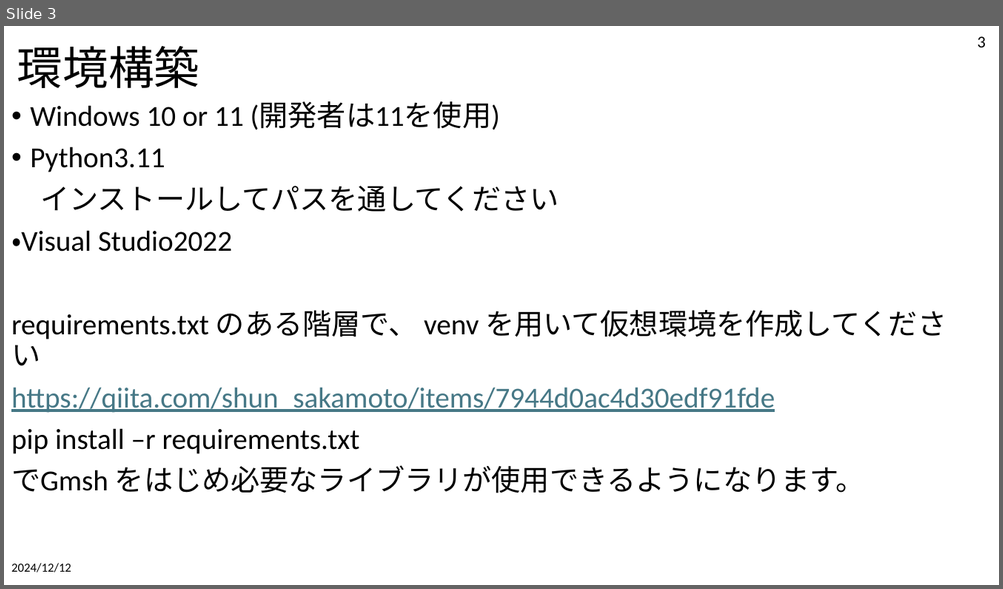
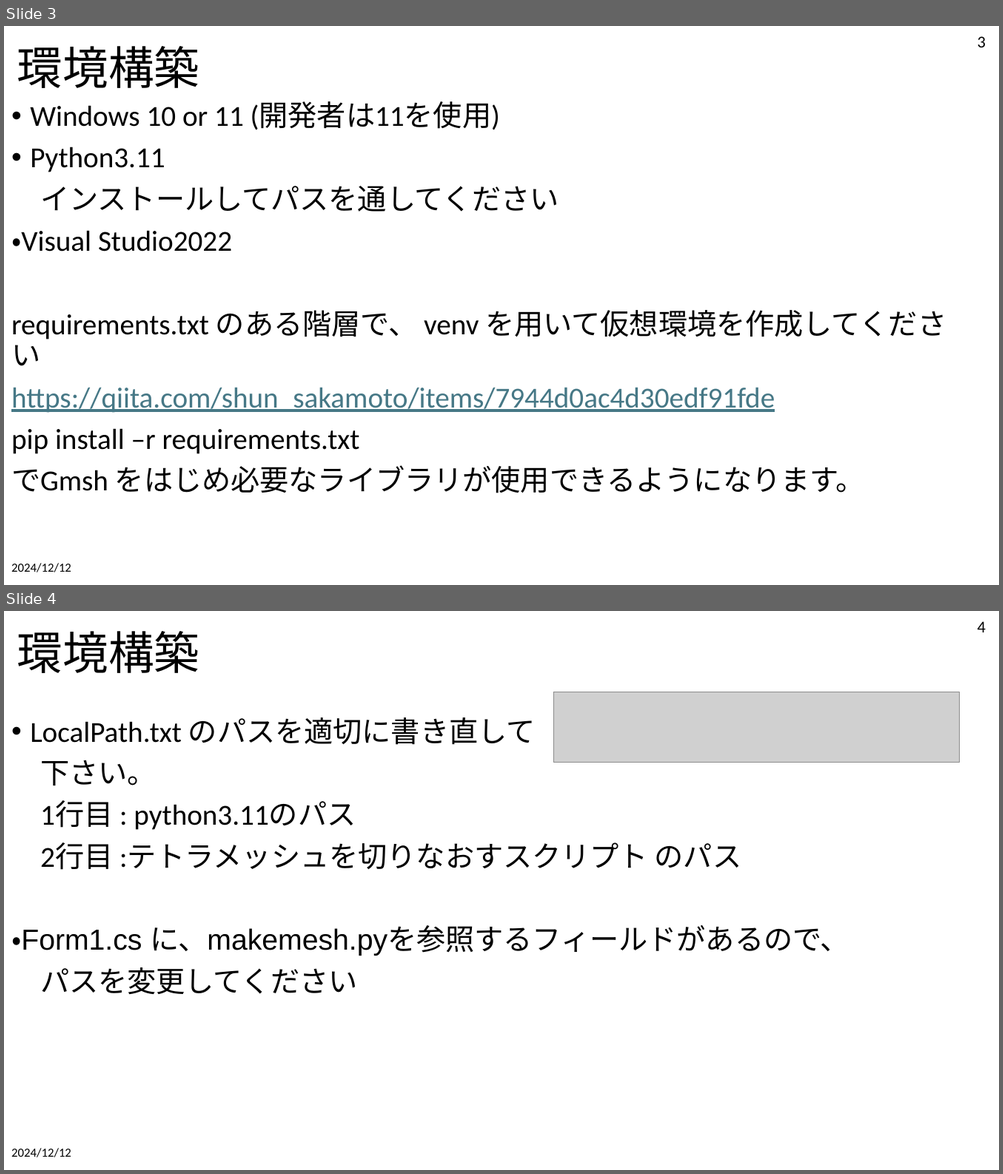
Before and after one commit to tailup7/VMD, a slide deck: SetupAndUsage.pptx. Shown one above the other, each under a label of ours: slide 3 before the commit, slides 3 and 4 after it. The pictures are 1003x589 and 1003x1174 pixels, drawn with LibreOffice and Linux fonts; fonts in the diff are those of the drawing; grey boxes stand for pictures. Boxes give left, top, right and bottom in pixels: in the first picture for what was removed or moved away, otherwise in the second. Text is boxed around its words. In the diff, an @@ line names an element or a change of style, - is before the commit and + after.

```diff
--- a/SetupAndUsage.pptx
+++ b/SetupAndUsage.pptx
@@ slide 4 added at [4, 611, 999, 1170], background #FFFFFF @@
@@ title added at [17, 631, 199, 673], 44 pt, text #000000 @@
+環境構築
@@ page number added at [977, 621, 985, 632], 16 pt, text #000000 @@
+4
@@ picture added at [554, 692, 960, 763] @@
@@ text added at [11, 718, 849, 994], 28 pt, text #000000 @@
+• LocalPath.txt のパスを適切に書き直して
+下さい。
+1行目 : python3.11のパス
+2行目 :テトラメッシュを切りなおすスクリプト のパス
+・Form1.cs に、makemesh.pyを参照するフィールドがあるので、
+パスを変更してください
@@ text added at [11, 1148, 71, 1158], 12 pt, text #000000 @@
+2024/12/12
```
Also in this commit, not shown: 4 slides changed, 4 other slides added, 14 other files.
